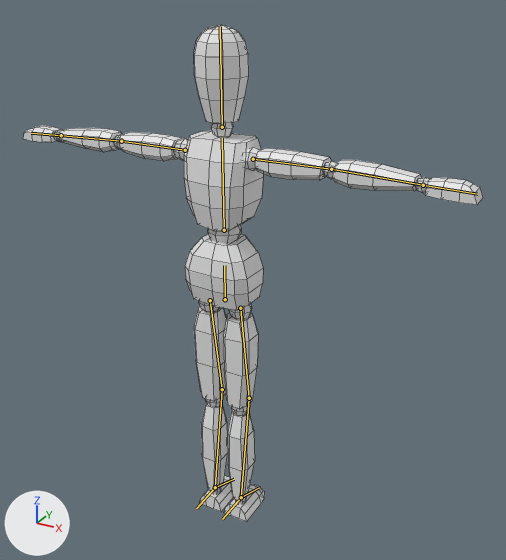
Renders of the FBX model Assets/Blender/Mannequin.fbx from each side of a commit.
Both versions are drawn from a camera (50 mm lens) standing at (0.511, -0.841, 0.868) and looking at (0.031, 0.032, 0.431). The lights are fixed; the arrows at lower left show +X, +Y and +Z. The picture after the commit comes second. The bones that change, and the others that lie on the model, are drawn over the model as lines. Mesh edges are drawn as thin lines.
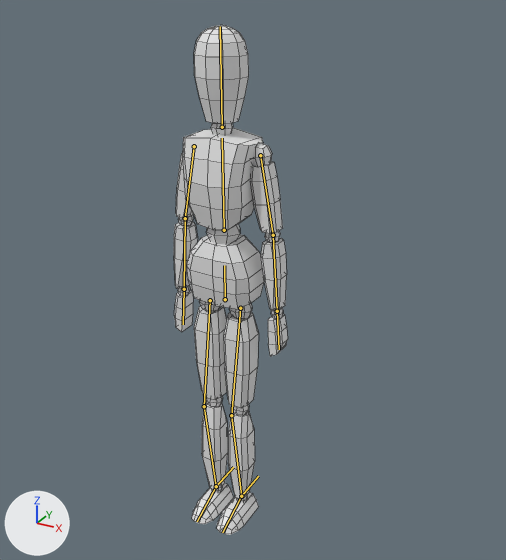
The newer file adds an action. The first version stands in its rest pose; the second is drawn at frame 1 of the action 'Armature|ARAT'.

What differs and where, as boxes (x1, y1, x2, y2) in the pictures (506 x 560 px):
'Cube', posed (75% narrower)
    before: (23, 25, 483, 522)
    after: (174, 25, 288, 535)
bone 'Upper Arm.L', root to tip
    before: (185, 150) to (121, 141)
    after: (260, 155) to (273, 235)
bone 'Lower Arm.L', root to tip
    before: (121, 141) to (61, 135)
    after: (273, 235) to (277, 311)
bone 'Upper Arm.R', root to tip
    before: (253, 159) to (331, 169)
    after: (194, 146) to (185, 218)
bone 'Lower Arm.R', root to tip
    before: (331, 169) to (423, 185)
    after: (185, 218) to (184, 289)

What the commit changed:
Bone 'Hip' (bone_hip) turns from (0, 0, 0) to (0, -180, 0) degrees about its own x, y and z.
Bone 'Upper Arm.L' (bone_upper_arm_l) turns from (0, 0, 0) to (0, 0, -80) degrees about its own x, y and z.
Bone 'Lower Arm.L' (bone_lower_arm_l) turns from (0, 0, 0) to (0, 0, -4) degrees about its own x, y and z.
Bone 'Upper Arm.R' (bone_upper_arm_r) turns from (0, 0, 0) to (0, 0, 80) degrees about its own x, y and z.
Bone 'Lower Arm.R' (bone_lower_arm_r) turns from (0, 0, 0) to (0, 0, 4) degrees about its own x, y and z.
